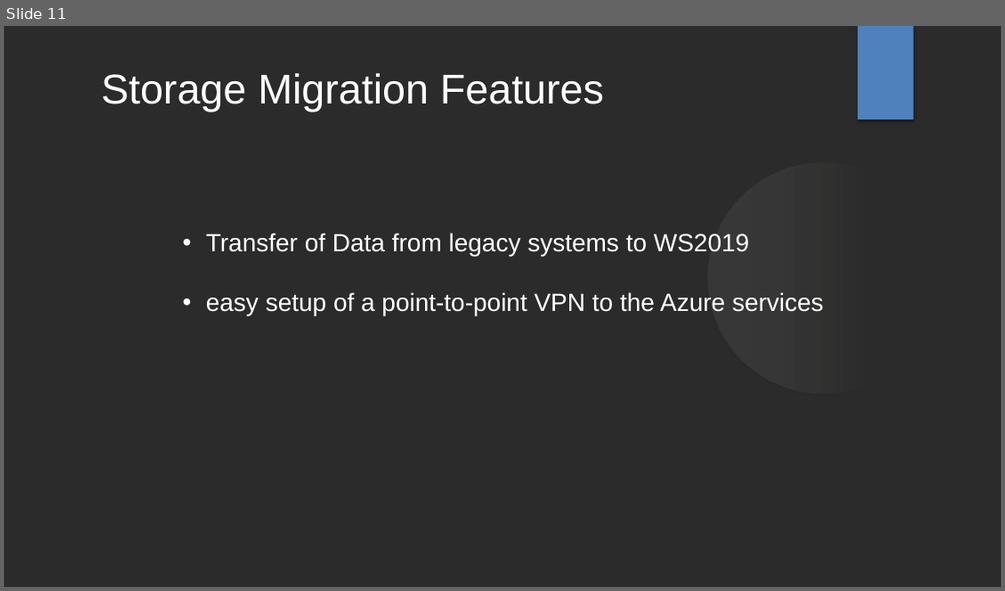
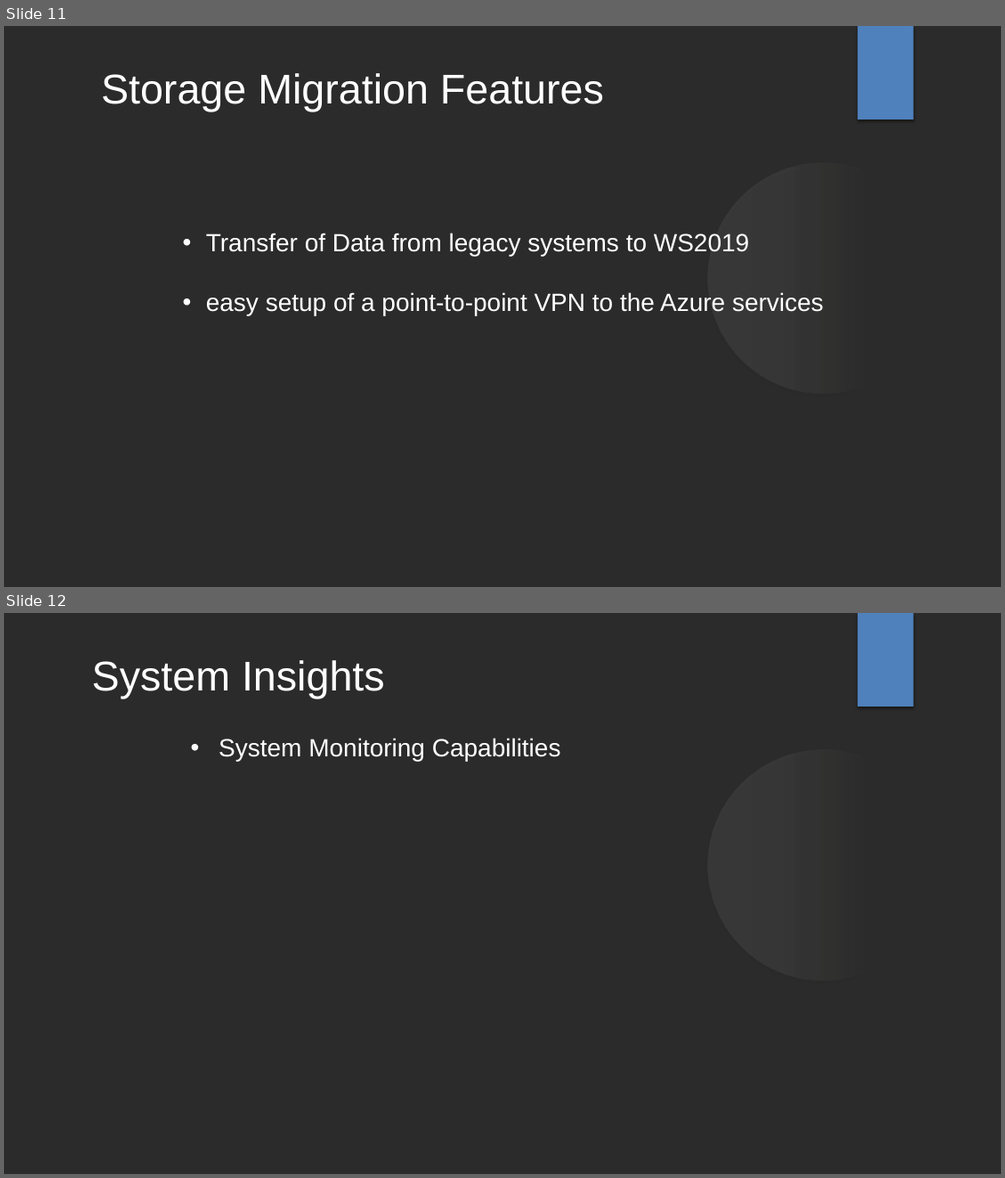
Before and after one commit to knight-coder-llc/net-403-ppt, a slide deck: Windows Server 2019.pptx. Shown one above the other, each under a label of ours: slide 11 before the commit, slides 11 and 12 after it. The pictures are 1005x591 and 1005x1178 pixels, drawn with LibreOffice and Linux fonts; fonts in the diff are those of the drawing; background and template pictures are left out; a plain dark background stands for a picture behind light text. Boxes give left, top, right and bottom in pixels: in the first picture for what was removed or moved away, otherwise in the second. Text is boxed around its words. In the diff, an @@ line names an element or a change of style, - is before the commit and + after.

```diff
--- a/Windows Server 2019.pptx
+++ b/Windows Server 2019.pptx
@@ slide 12 added at bbox=[4, 613, 1001, 1174], background picture (left out); not listed: 2 template elements that a slide beside it also shows @@
@@ text added at bbox=[92, 660, 385, 699], 40 pt, text #FFFFFF @@
+System Insights
@@ text added at bbox=[218, 738, 561, 761], 24 pt, text #FFFFFF @@
+• System Monitoring Capabilities
```
Also in this commit, not shown: 3 slides changed, 28 other slides added, 1 slide removed.
